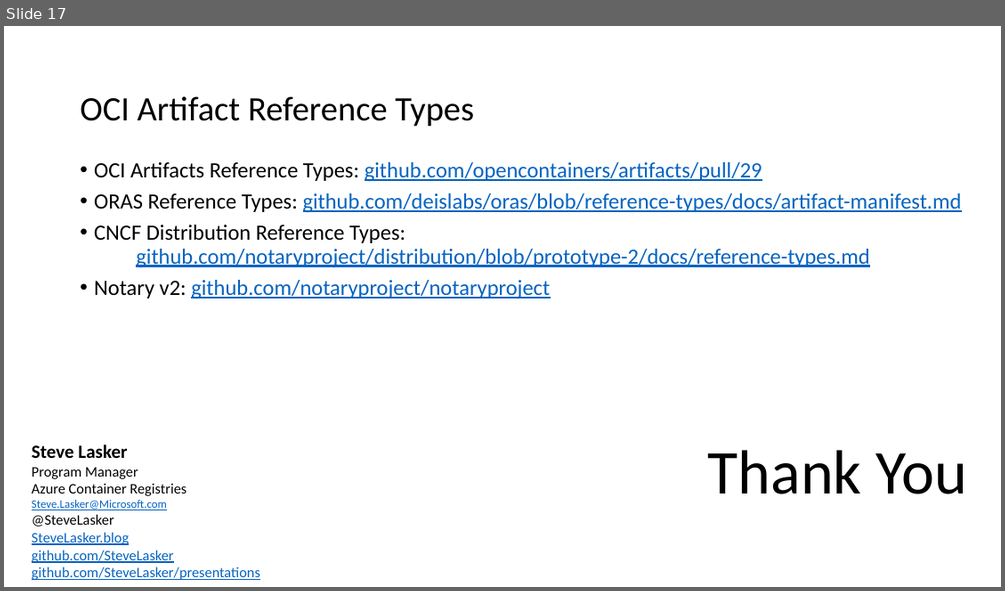
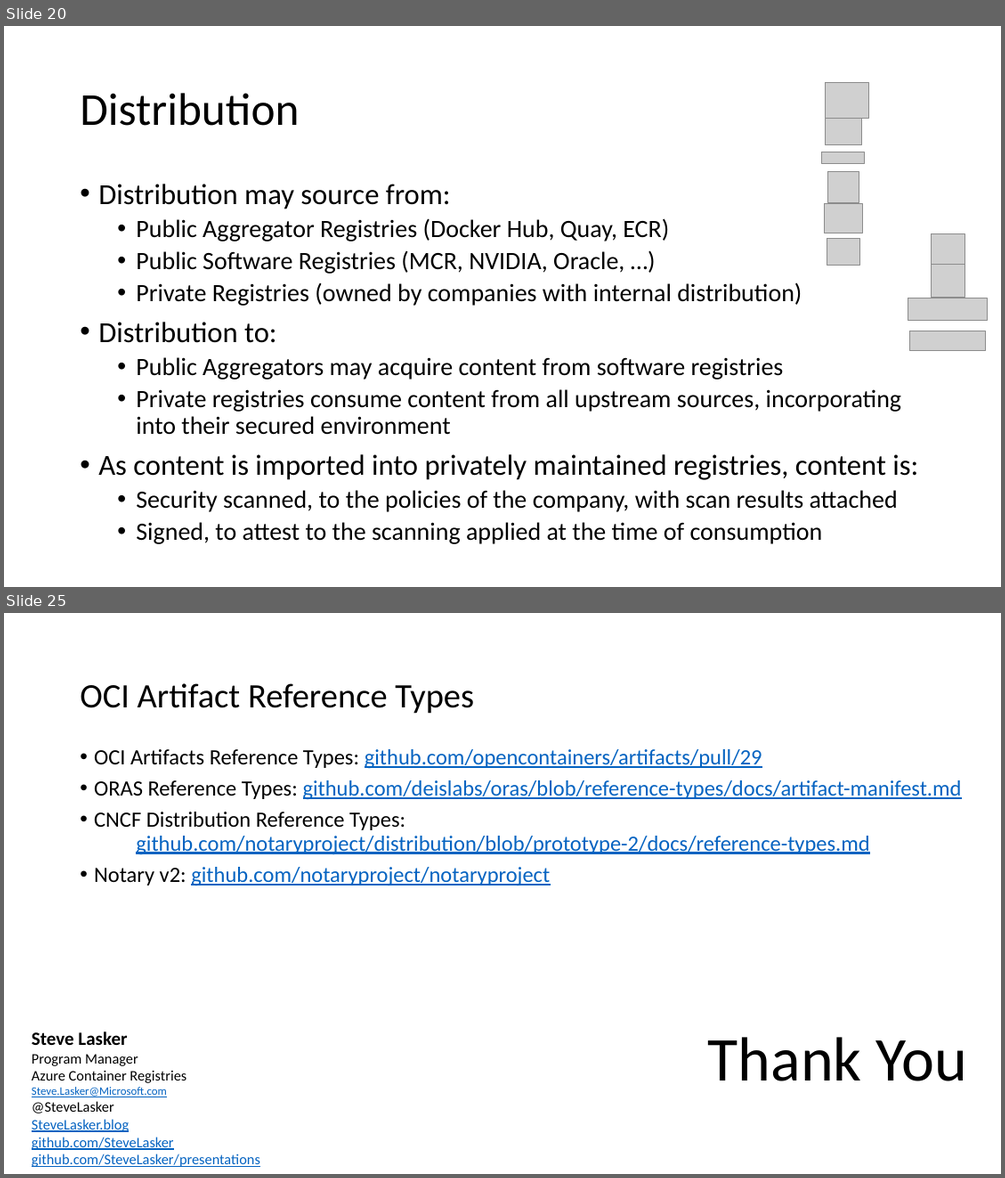
Before and after one commit to SteveLasker/Presentations, a slide deck: oci-artifacts/OCI-Artifact-ReferenceType-Overview.pptx. Shown one above the other, each under a label of ours: slide 17 before the commit, slides 20 and 25 after it; the slides between them are not shown. The pictures are 1005x591 and 1005x1178 pixels, drawn with LibreOffice and Linux fonts; fonts in the diff are those of the drawing; grey boxes stand for pictures; background and template pictures are left out. Boxes give left, top, right and bottom in pixels: in the first picture for what was removed or moved away, otherwise in the second. Text is boxed around its words. In the diff, an @@ line names an element or a change of style, - is before the commit and + after.

```diff
--- a/oci-artifacts/OCI-Artifact-ReferenceType-Overview.pptx
+++ b/oci-artifacts/OCI-Artifact-ReferenceType-Overview.pptx
@@ slide 20 added at bbox=[4, 26, 1001, 587], background #FFFFFF @@
@@ title added at bbox=[80, 93, 299, 126], 44 pt, text #000000 @@
+Distribution
@@ picture added at bbox=[825, 82, 869, 119] @@
@@ picture added at bbox=[825, 108, 862, 145] @@
@@ picture added at bbox=[822, 151, 864, 164] @@
@@ text added at bbox=[98, 184, 918, 544], 24 pt, text #000000 @@
+• Distribution may source from:
+  • Public Aggregator Registries (Docker Hub, Quay, ECR)
+  • Public Software Registries (MCR, NVIDIA, Oracle, …)
+  • Private Registries (owned by companies with internal distribution)
+• Distribution to:
+  • Public Aggregators may acquire content from software registries
+  • Private registries consume content from all upstream sources, incorporating into their secured environment
+• As content is imported into privately maintained registries, content is:
+  • Security scanned, to the policies of the company, with scan results attached
+  • Signed, to attest to the scanning applied at the time of consumption
@@ picture added at bbox=[827, 171, 858, 201] @@
@@ picture added at bbox=[824, 204, 862, 233] @@
@@ picture added at bbox=[826, 239, 860, 265] @@
@@ picture added at bbox=[931, 234, 965, 265] @@
@@ picture added at bbox=[931, 264, 965, 297] @@
@@ picture added at bbox=[908, 298, 987, 321] @@
@@ picture added at bbox=[910, 331, 986, 351] @@
@@ what was slide 17 is now slide 25 @@
```
Also in this commit, not shown: 7 other slides added, 2 other files.
